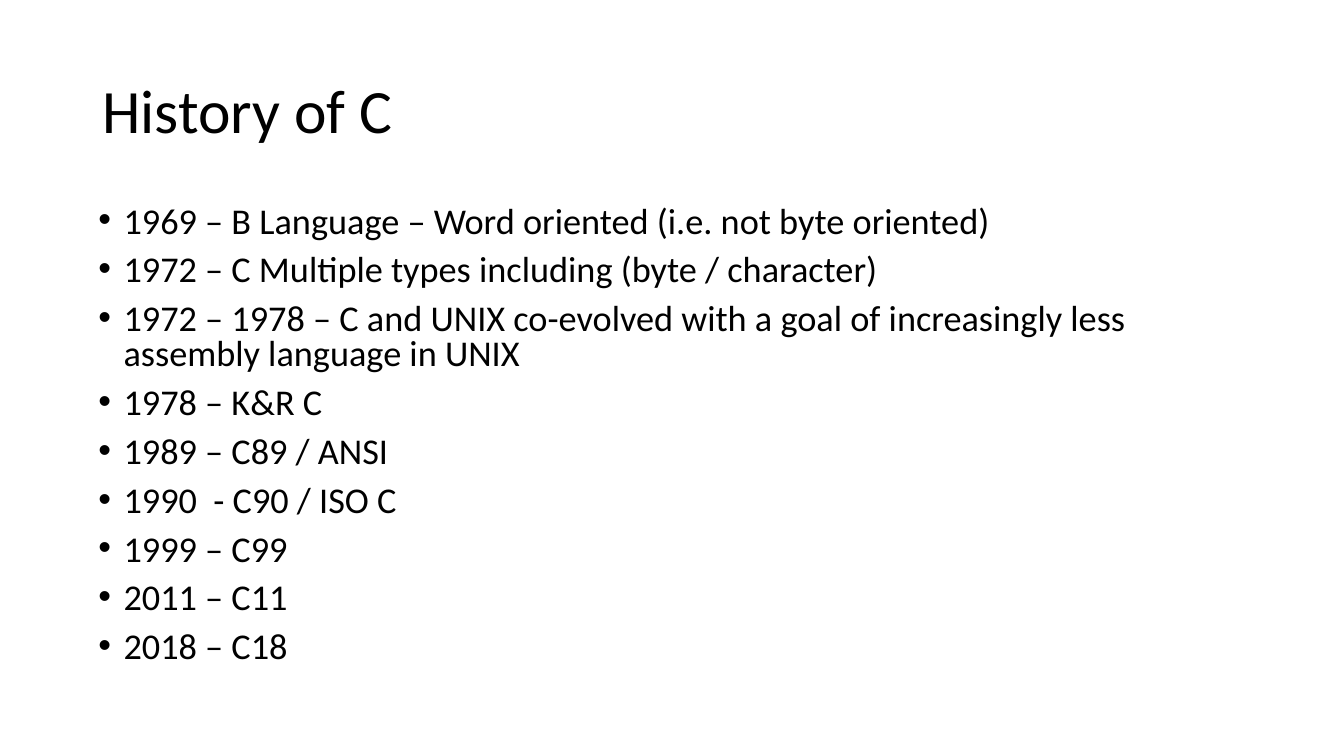
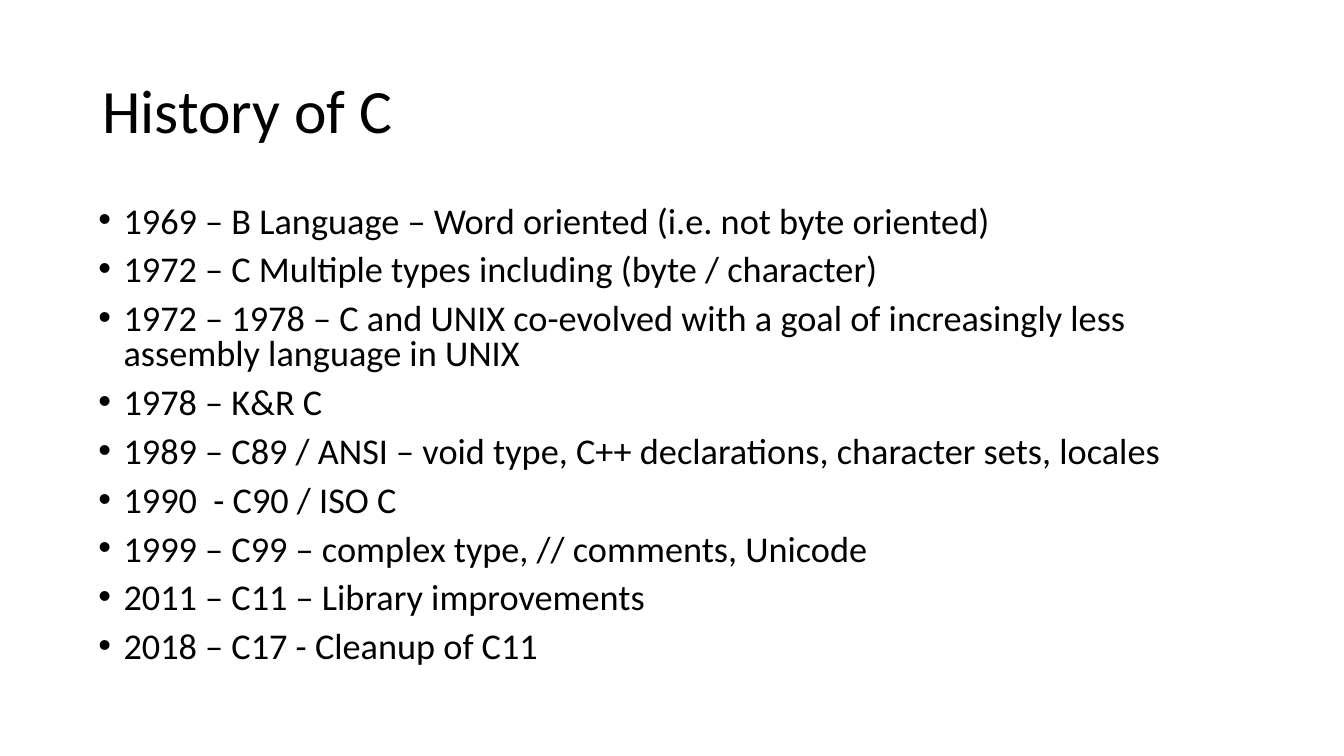
Before and after one commit to csev/cc4e, a slide deck: slide 8 of lectures/CC-01-History.pptx. Drawn at 1344x756 pixels with LibreOffice and Linux fonts; fonts in the diff are those of the drawing. Boxes give left, top, right and bottom in pixels: in the first picture for what was removed or moved away, otherwise in the second. Text is boxed around its words. In the diff, an @@ line names an element or a change of style, - is before the commit and + after.

```diff
--- a/lectures/CC-01-History.pptx
+++ b/lectures/CC-01-History.pptx
@@ text at <box>124,438,1159,470</box>: text changed @@
-• 1989 – C89 / ANSI
+• 1989 – C89 / ANSI – void type, C++ declarations, character sets, locales
@@ text at <box>124,536,867,665</box>: text changed @@
-• 1999 – C99
-• 2011 – C11
-• 2018 – C18
+• 1999 – C99 – complex type, // comments, Unicode
+• 2011 – C11 – Library improvements
+• 2018 – C17 - Cleanup of C11
```
Also in this commit, not shown: 1 slide added, 1 other file.
